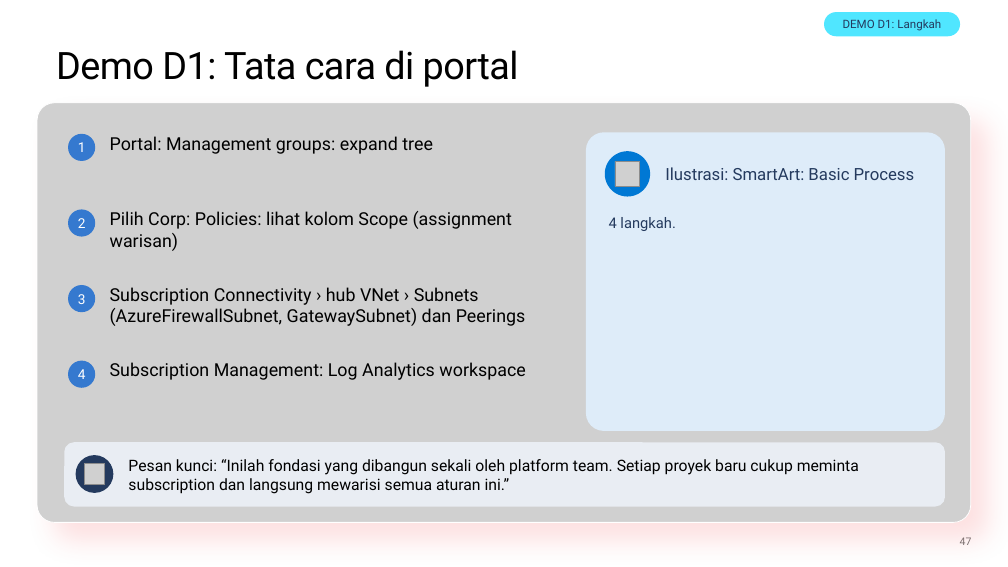
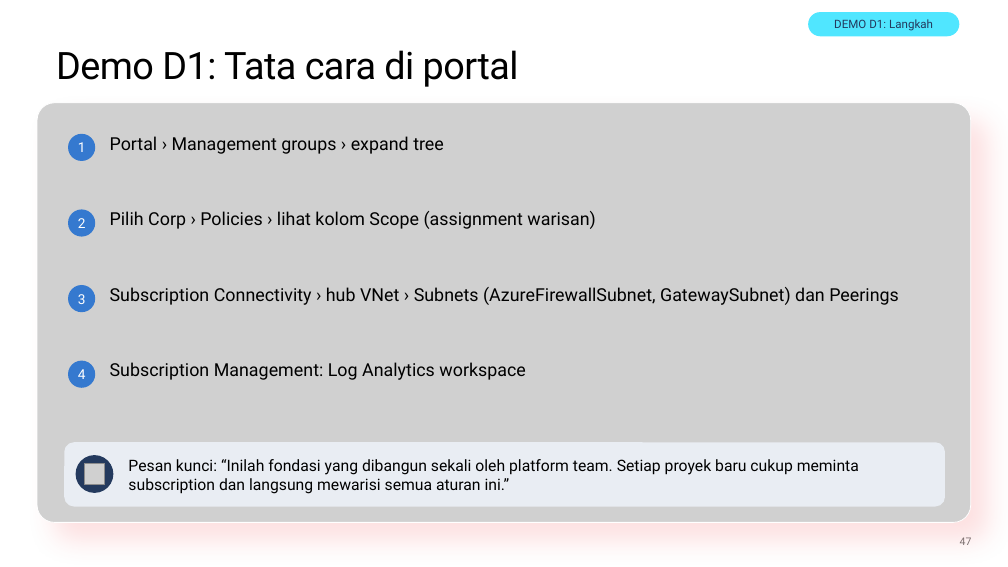
Before and after one commit to medisa-aris/azure-landing-zone-training, a slide deck: slide 47 of slides/pptx/slide_day01_why-and-what.pptx. Drawn at 1008x567 pixels with LibreOffice and Linux fonts; fonts in the diff are those of the drawing; grey boxes stand for pictures; background and template pictures are left out. Boxes give left, top, right and bottom in pixels: in the first picture for what was removed or moved away, otherwise in the second. Text is boxed around its words. In the diff, an @@ line names an element or a change of style, - is before the commit and + after.

```diff
--- a/slides/pptx/slide_day01_why-and-what.pptx
+++ b/slides/pptx/slide_day01_why-and-what.pptx
@@ rounded rectangle "DEMO D1: Langkah": place and size @@
-rounded rectangle "DEMO D1: Langkah" at box(824, 12, 960, 36)
+rounded rectangle "DEMO D1: Langkah" at box(808, 12, 960, 36)
@@ text at box(110, 136, 444, 154): text changed @@
-Portal: Management groups: expand tree
+Portal › Management groups › expand tree
@@ rounded rectangle removed at box(586, 132, 945, 431) @@
@@ ellipse removed at box(605, 151, 650, 197) @@
@@ picture removed at box(615, 161, 640, 186) @@
@@ text removed at box(665, 167, 915, 180) @@
-Ilustrasi: SmartArt: Basic Process
@@ text at box(110, 211, 596, 229): text changed @@
-Pilih Corp: Policies: lihat kolom Scope (assignment warisan)
+Pilih Corp › Policies › lihat kolom Scope (assignment warisan)
@@ text removed at box(609, 217, 675, 231) @@
-4 langkah.
@@ text "Subscription Connectivity › hub VNet ..." rewrapped from box(110, 287, 526, 326) to box(110, 287, 899, 305) @@
```
Also in this commit, not shown: 7 other slides changed, 6 other files.
